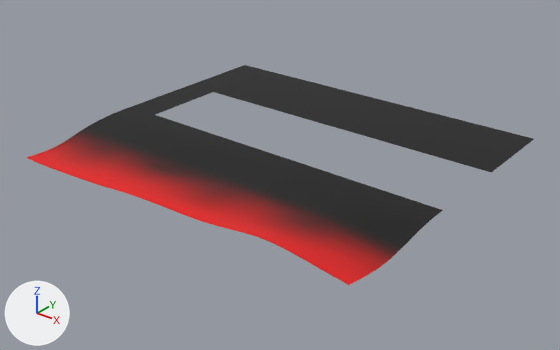
Before and after pictures for a commit that changed the glTF model public/assets/testmap/terrain_2_1.glb.
Before and after are seen from a camera (50 mm lens) standing at (82.4, -100.6, 39.9) and looking at (25.9, -29.9, -3.9). Lighting does not change. The marker at lower left points along +X, +Y and +Z. The older version comes first.

In view in the first picture: 'terrain_2_1'.
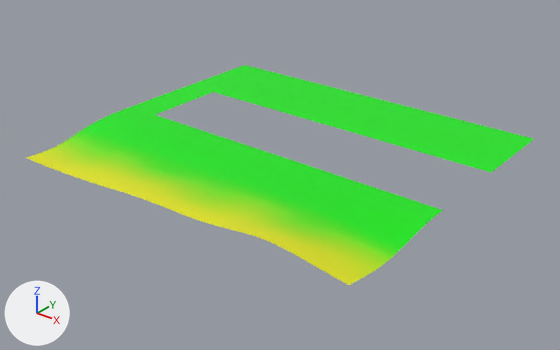
What differs and where, as boxes (x1, y1, x2, y2) in the pictures (560 x 350 px):
part 1 of me_terrain_2_1, recoloured (black to green): (70, 65, 534, 256) in both
part 2 of me_terrain_2_1, recoloured: (52, 138, 393, 269) in both
part 3 of me_terrain_2_1, recoloured: (26, 149, 376, 285) in both

Edits to the bpy script that builds the scene:
```text
Change me_terrain_2_1:
    where me_terrain_2_1.from_pydata(...)  # 1749 vertices, 3220 faces; spans x 0.0..50.0, y -50.0..-7.0, z -1.8..0.9
    used by ob_terrain_2_1; location = (0.0, 0.0, 0.0)
    me_terrain_2_1 part 1: 2558 faces centred in x 0.3..49.7, y -43.7..-7.3, z -1.2..0.1 are repainted in the vertex colours; the middle colour goes from black #000000 to green #00ff00
    me_terrain_2_1 part 2: 305 faces centred in x 0.3..49.7, y -46.7..-42.7, z -1.7..0.4 are repainted in the vertex colours; the middle colour goes from red #b10000 to green #b1ff00
    me_terrain_2_1 part 3: 357 faces centred in x 0.3..49.7, y -49.7..-45.3, z -1.8..0.9 are repainted in the vertex colours; the middle colour goes from red #f40000 to yellow #f4ff00
```
